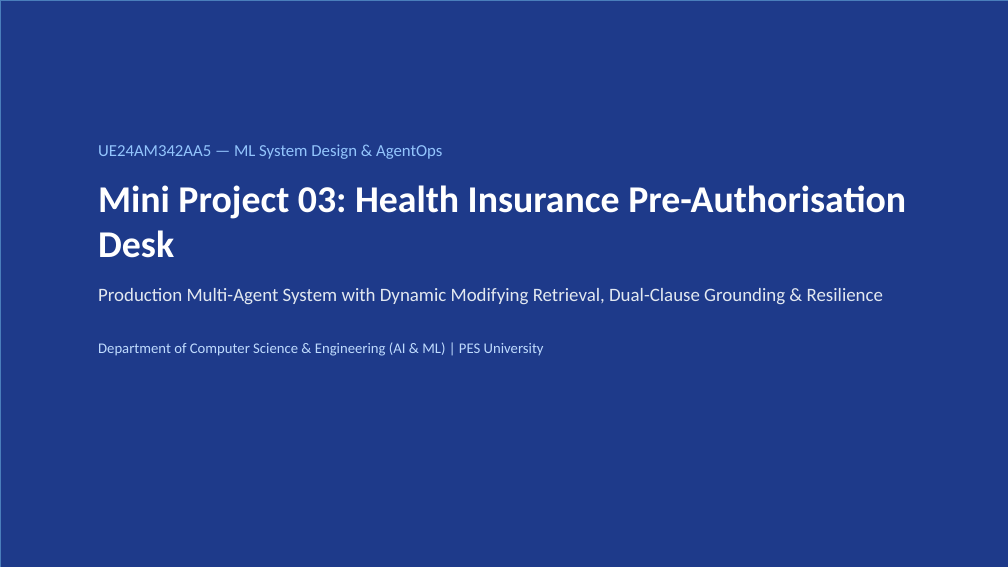
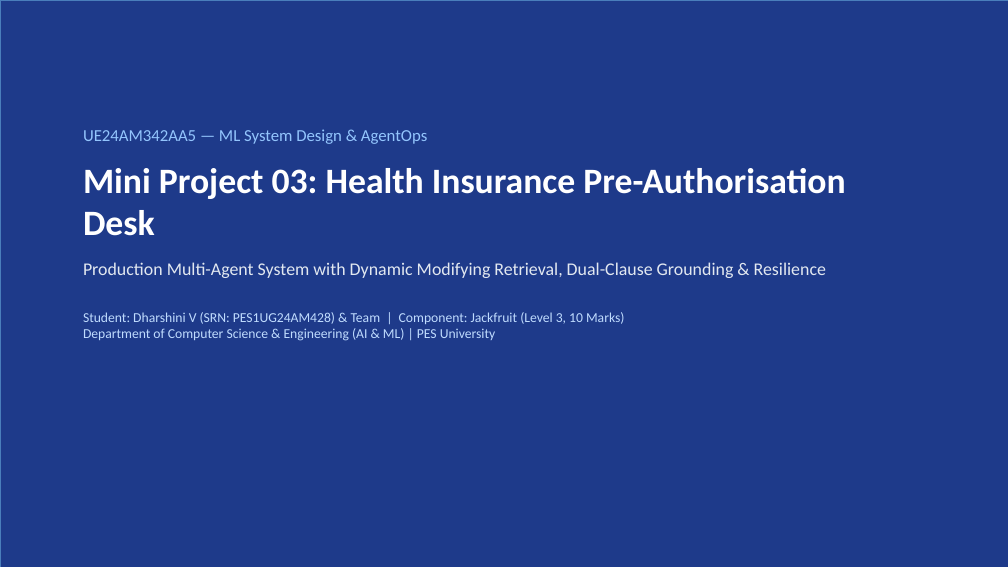
Before and after one commit to DharshiniPES/health-insurance-preauth-desk, a slide deck: slide 1 of PreAuthorisation_Desk_Presentation.pptx. Drawn at 1008x567 pixels with LibreOffice and Linux fonts; fonts in the diff are those of the drawing. Boxes give left, top, right and bottom in pixels: in the first picture for what was removed or moved away, otherwise in the second. Text is boxed around its words. In the diff, an @@ line names an element or a change of style, - is before the commit and + after.

```diff
--- a/PreAuthorisation_Desk_Presentation.pptx
+++ b/PreAuthorisation_Desk_Presentation.pptx
@@ text "UE24AM342AA5 — ML System Design ...": place and size @@
-text "UE24AM342AA5 — ML System Design ..." at box(98, 144, 906, 356)
+text "UE24AM342AA5 — ML System Design ..." at box(83, 129, 845, 341)
@@ text at box(83, 129, 845, 278): size 36 to 34 pt in "Mini Project 03: Health Insurance Pre-Authorisation Desk"; size 18 to 17 pt in "Production Multi-Agent System with Dynamic Modifying Retriev ..."; less space between paragraphs @@
@@ text at box(83, 312, 624, 341): text changed; size 14 to 13 pt @@
-Department of Computer Science & Engineering (AI & ML) | PES University
+Student: Dharshini V (SRN: PES1UG24AM428) & Team | Component: Jackfruit (Level 3, 10 Marks)
+Department of Computer Science & Engineering (AI & ML) | PES University
```
Also in this commit, not shown: 4 other slides changed, 7 slides added, 5 slides removed, 5 other files.
